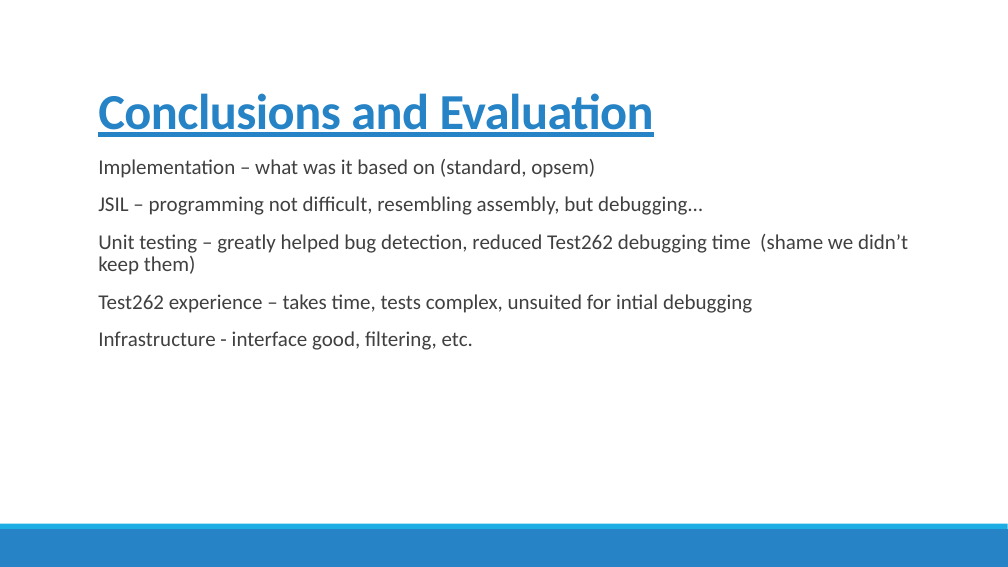
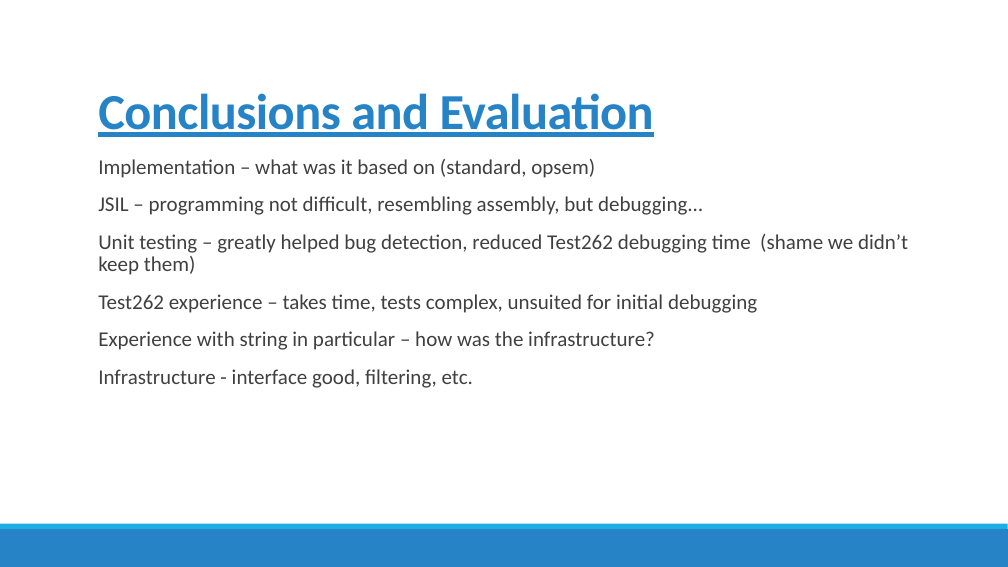
Before and after one commit to amqzhu/JSIL_report, a slide deck: slide 13 of presentation.pptx. Drawn at 1008x567 pixels with LibreOffice and Linux fonts; fonts in the diff are those of the drawing. Boxes give left, top, right and bottom in pixels: in the first picture for what was removed or moved away, otherwise in the second. Text is boxed around its words. In the diff, an @@ line names an element or a change of style, - is before the commit and + after.

```diff
--- a/presentation.pptx
+++ b/presentation.pptx
@@ text at (x1=98, y1=294, x2=757, y2=350): text changed @@
-  Test262 experience – takes time, tests complex, unsuited for intial debugging
+  Test262 experience – takes time, tests complex, unsuited for initial debugging
+  Experience with string in particular – how was the infrastructure?
```
Also in this commit, not shown: 7 other slides changed, 1 slide added, 1 slide removed, 1 other file.
